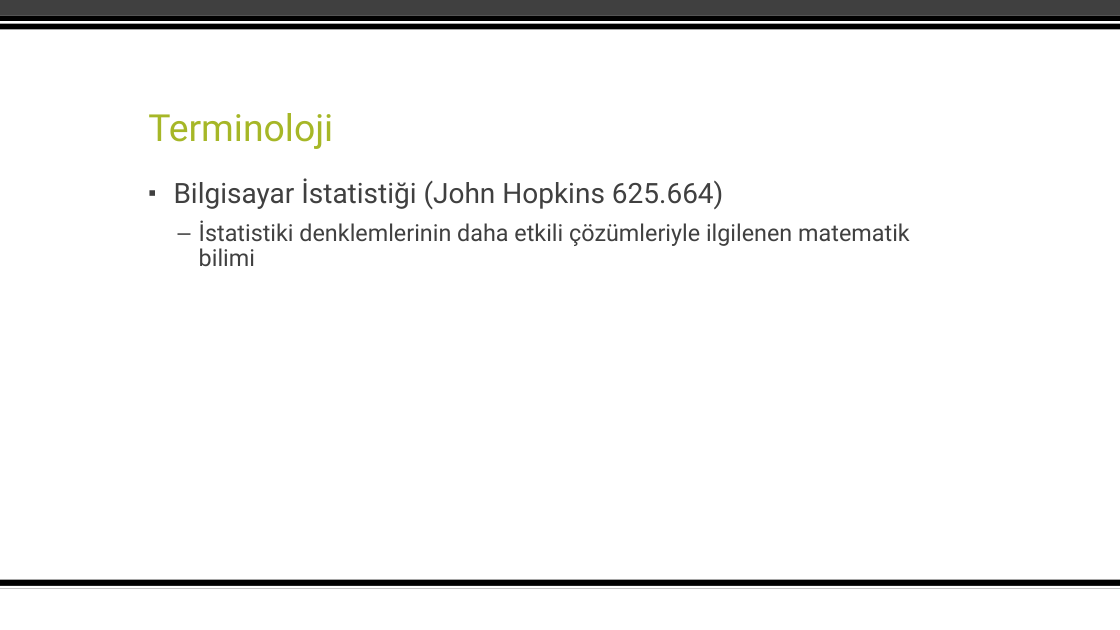
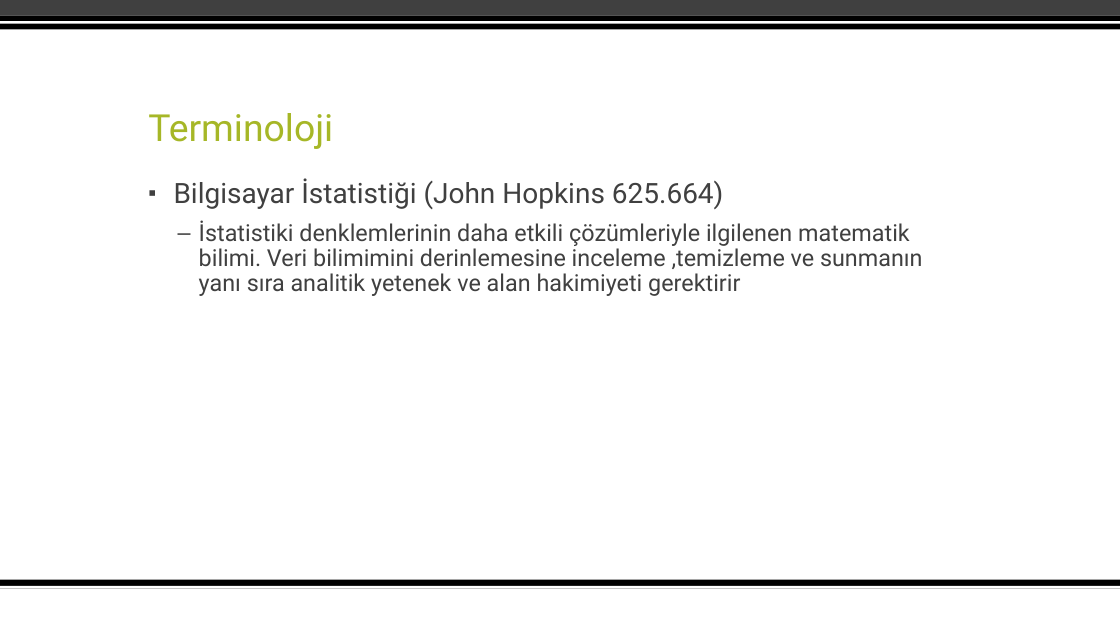
Before and after one commit to bahadirbklg/intro, a slide deck: slide 5 of 1 - introduction/DLMR _1_TURKİSH.pptx. Drawn at 1120x630 pixels with LibreOffice and Linux fonts; fonts in the diff are those of the drawing; background and template pictures are left out. Boxes give left, top, right and bottom in pixels: in the first picture for what was removed or moved away, otherwise in the second. Text is boxed around its words. In the diff, an @@ line names an element or a change of style, - is before the commit and + after.

```diff
--- a/1 - introduction/DLMR _1_TURKİSH.pptx
+++ b/1 - introduction/DLMR _1_TURKİSH.pptx
@@ text at (199, 220, 923, 296): text changed @@
-  – İstatistiki denklemlerinin daha etkili çözümleriyle ilgilenen matematik bilimi
+  – İstatistiki denklemlerinin daha etkili çözümleriyle ilgilenen matematik bilimi. Veri bilimimini derinlemesine inceleme ,temizleme ve sunmanın yanı sıra analitik yetenek ve alan hakimiyeti gerektirir
```
Also in this commit, not shown: 4 other slides changed.
